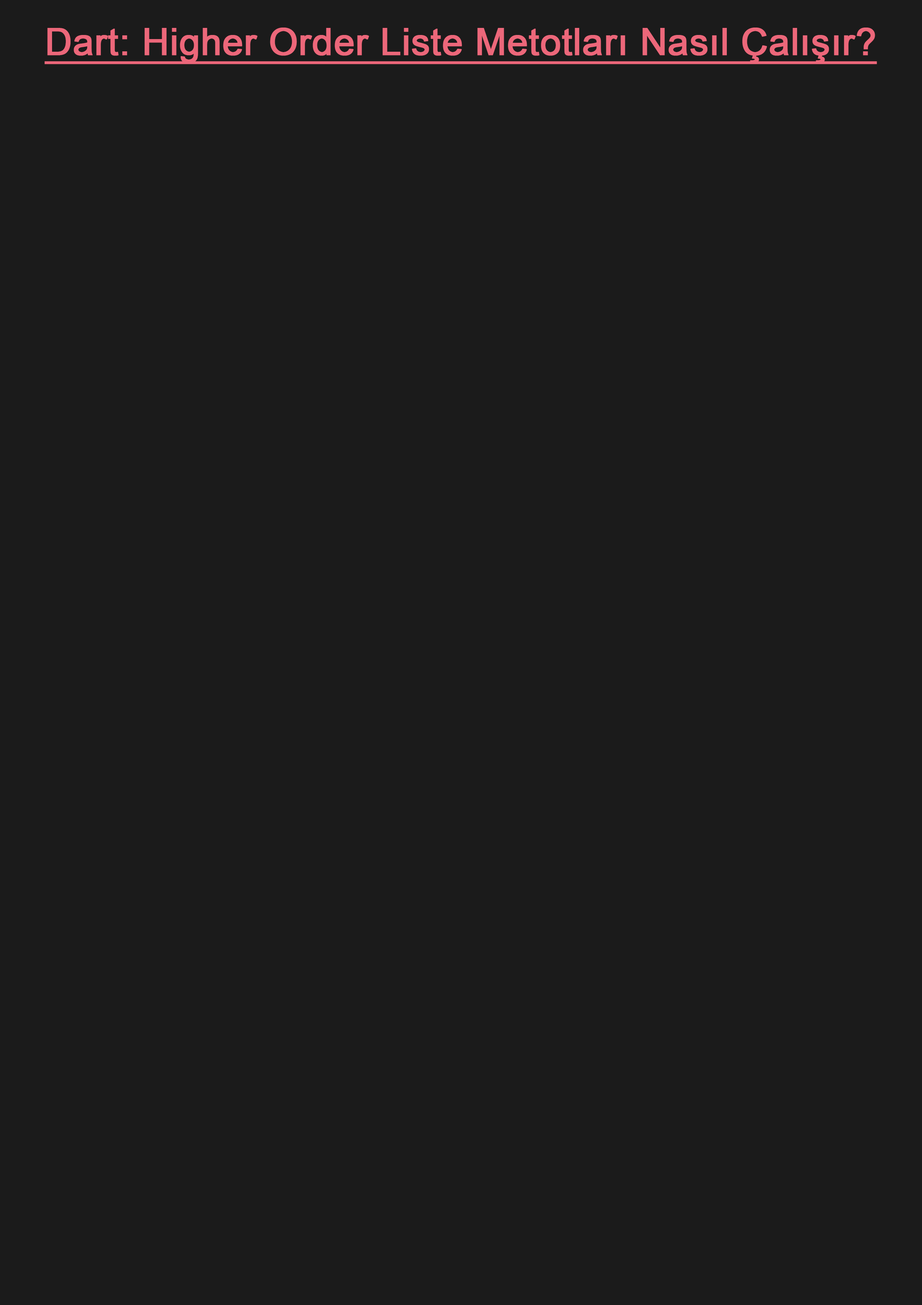
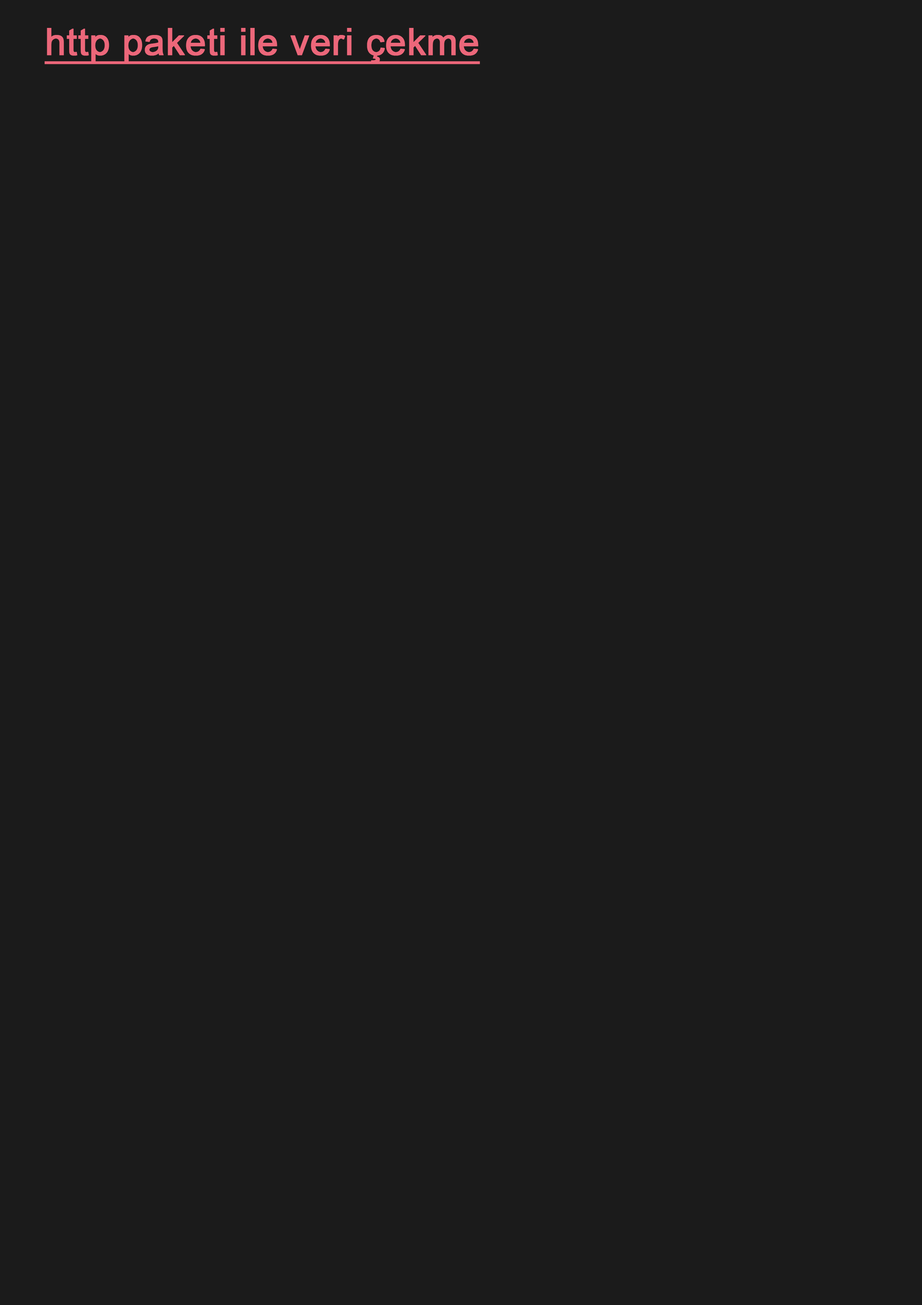
Layers edited between the first and the second 922 × 1305 image:
renamed "Dart: Higher Order Liste Metotları Nasıl Çalışır?" to "http paketi ile veri çekme", painted on it over [46, 27, 878, 65]
